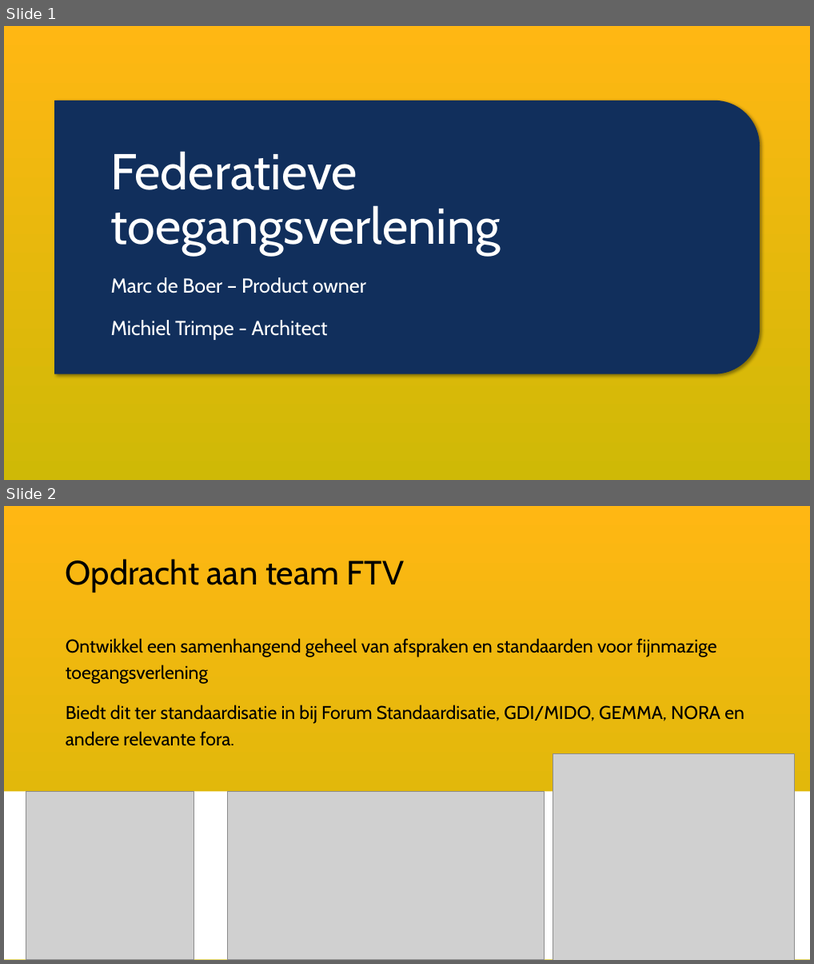
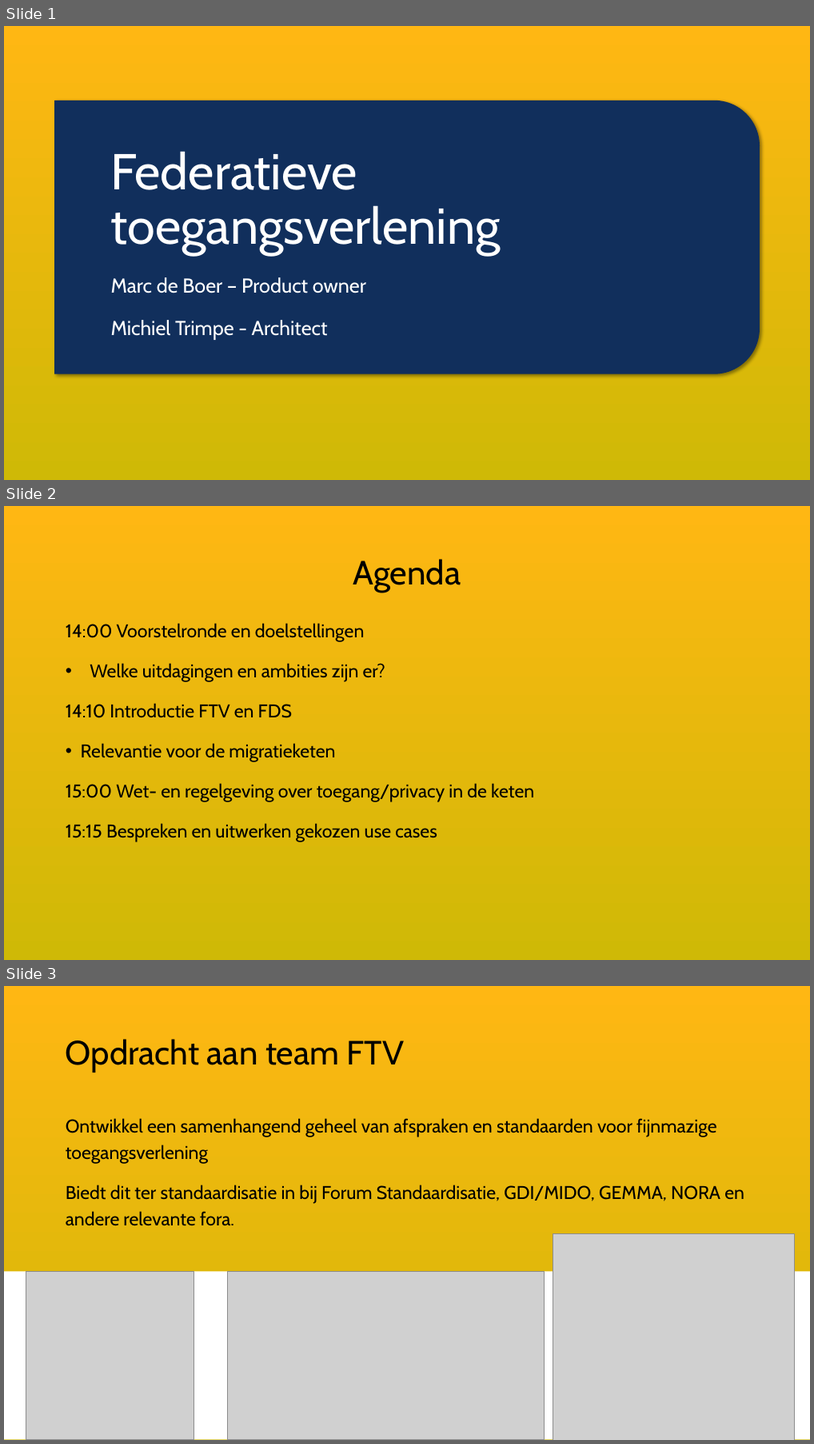
Before and after one commit to VNG-Realisatie/ftv, a slide deck: static/documents/20261118-keten-privacy-officers-JenV.pptx. Shown one above the other, each under a label of ours: slides 1 and 2 before the commit, slides 1, 2 and 3 after it. The pictures are 814x964 and 814x1444 pixels, drawn with LibreOffice and Linux fonts; fonts in the diff are those of the drawing; grey boxes stand for pictures; background and template pictures are left out. Boxes give left, top, right and bottom in pixels: in the first picture for what was removed or moved away, otherwise in the second. Text is boxed around its words. In the diff, an @@ line names an element or a change of style, - is before the commit and + after.

Commit message:
Agenda toegevoegd

```diff
--- a/static/documents/20261118-keten-privacy-officers-JenV.pptx
+++ b/static/documents/20261118-keten-privacy-officers-JenV.pptx
@@ slide 2 added at (x1=4, y1=506, x2=810, y2=960), background gradient #FFB713 to #CFB906 @@
@@ title added at (x1=354, y1=559, x2=462, y2=592), 40 pt, text #000000 @@
+Agenda
@@ text added at (x1=66, y1=623, x2=534, y2=842), 22 pt, text #000000 @@
+14:00 Voorstelronde en doelstellingen
+• Welke uitdagingen en ambities zijn er?
+14:10 Introductie FTV en FDS
+• Relevantie voor de migratieketen
+15:00 Wet- en regelgeving over toegang/privacy in de keten
+15:15 Bespreken en uitwerken gekozen use cases
@@ what was slide 2 is now slide 3 @@
```
Also in this commit, not shown: 5 slides changed, 1 other slide added, 1 slide removed.
